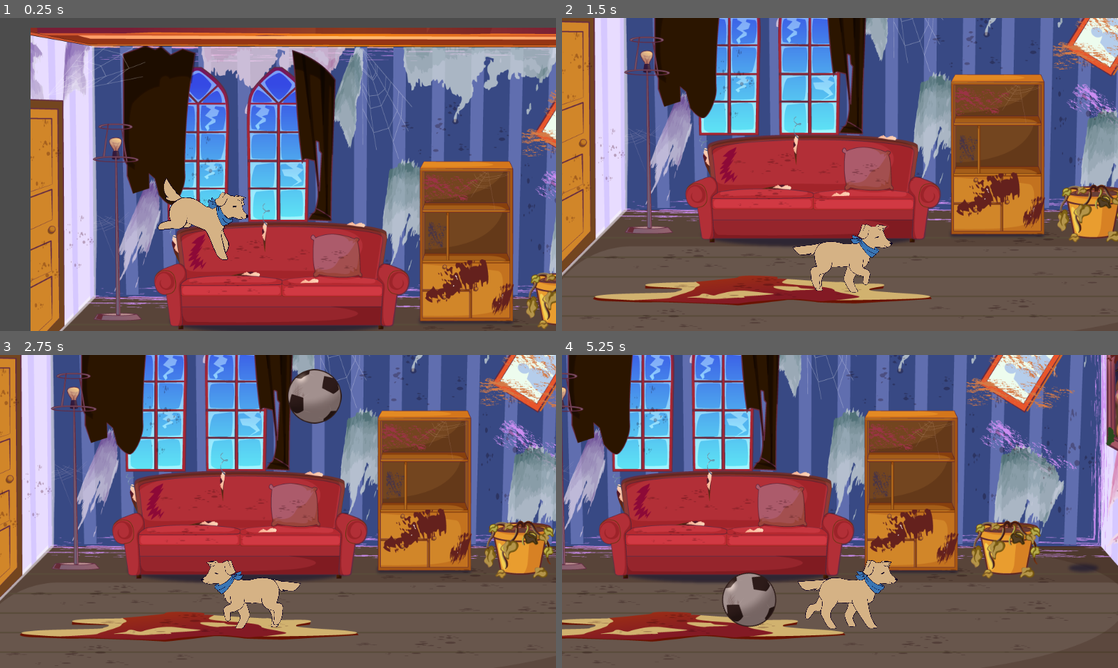
Above: before the commit, frames 1-4 (two rows, left to right).
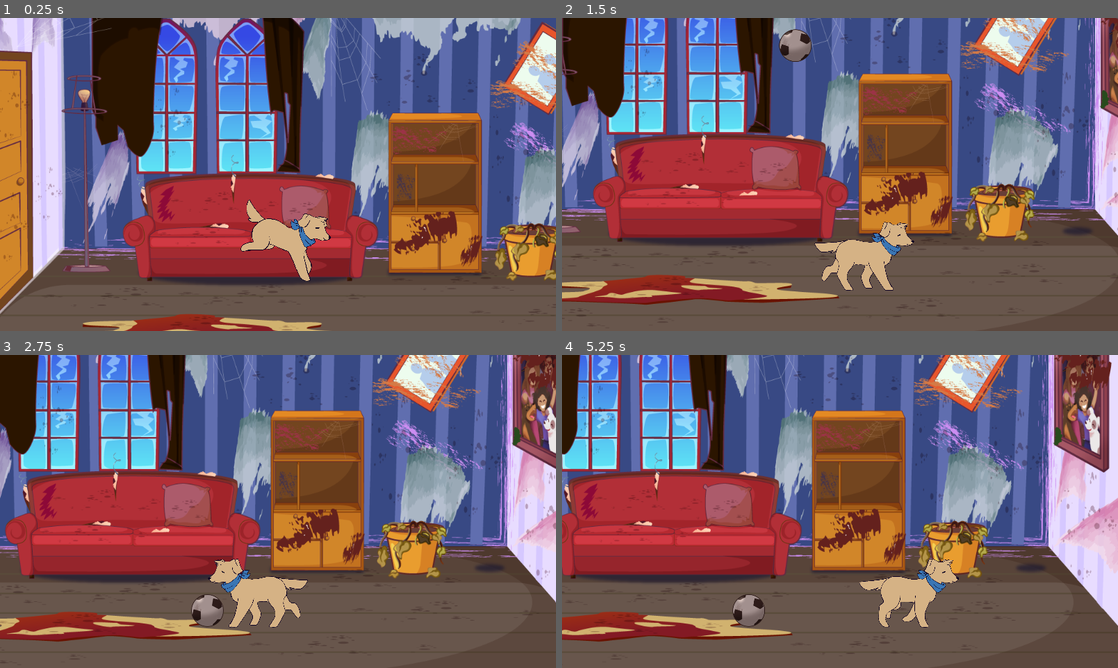
Above: after the commit, the same moments.

Repository: MatiasVME/TheCanines
Game: Godot game, scene res://Game/Rooms/Living/Living.tscn
The game is run twice, just before and just after one commit, with the same random seed, the same clock (stepped at 60 frames per second) and the same inputs. This scene is started directly instead of the project's main scene.
Inputs:
- Up to frame 1 (0.25 s): no input
- Up to frame 2 (1.5 s): tap Enter (ui_accept) at 0.5, 0.77 s; hold Right (ui_right) from 0.53 s (still down)
- Up to frame 3 (2.75 s): tap Enter (ui_accept) at 1.52 s; release Right (ui_right) at 2.03 s; hold Left (ui_left) from 2.03 s (still down)
- Up to frame 4 (5.25 s): release Left (ui_left) at 2.78 s; hold Right (ui_right) 2.78-4.28 s; tap Enter (ui_accept) at 3.02, 3.77, 4.52 s; hold Left (ui_left) 4.28-5.03 s; hold Right (ui_right) from 5.03 s (still down)

The runs differ from the first frame. In frame 1, 87% of the frame differs, in the area x 0-100%, y 0-100%; in frame 2, 67%; in frame 3, 66%; in frame 4, 63%.

Commit message:
cambios en la pelota

Diff:
--- a/Game/Benny/Benny.tscn
+++ b/Game/Benny/Benny.tscn
@@ -39,8 +39,8 @@
 "speed": 5.0
 } ]
 
-[sub_resource type="RectangleShape2D" id=2]
-extents = Vector2( 46.5, 41.5 )
+[sub_resource type="CircleShape2D" id=2]
+radius = 43.7379
 
 [node name="Benny" type="KinematicBody2D"]
 script = ExtResource( 10 )
--- a/Game/Items/Ball/Ball.tscn
+++ b/Game/Items/Ball/Ball.tscn
@@ -7,7 +7,7 @@
 bounce = 0.1
 
 [sub_resource type="CircleShape2D" id=1]
-radius = 51.0
+radius = 31.0644
 
 [node name="Ball" type="RigidBody2D"]
 mass = 61.15
@@ -17,4 +17,5 @@
 shape = SubResource( 1 )
 
 [node name="Sprite" type="Sprite" parent="."]
+scale = Vector2( 0.6, 0.6 )
 texture = ExtResource( 1 )
--- a/Game/Rooms/Living/Living.tscn
+++ b/Game/Rooms/Living/Living.tscn
@@ -54,11 +54,12 @@
 shape = SubResource( 2 )
 
 [node name="Benny" parent="." instance=ExtResource( 3 )]
-position = Vector2( 303, 325 )
+position = Vector2( 513, 453 )
 
 [node name="Ball" parent="." instance=ExtResource( 5 )]
 position = Vector2( 600, -117 )
 mass = 1.0
+gravity_scale = 3.0
 
 [node name="CameraPoints" type="Node2D" parent="."]
 
